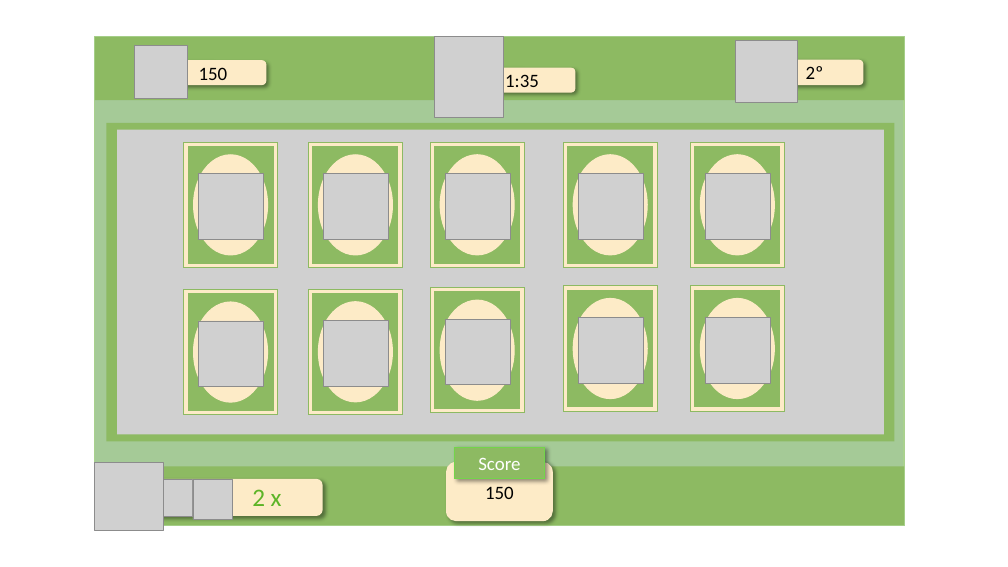
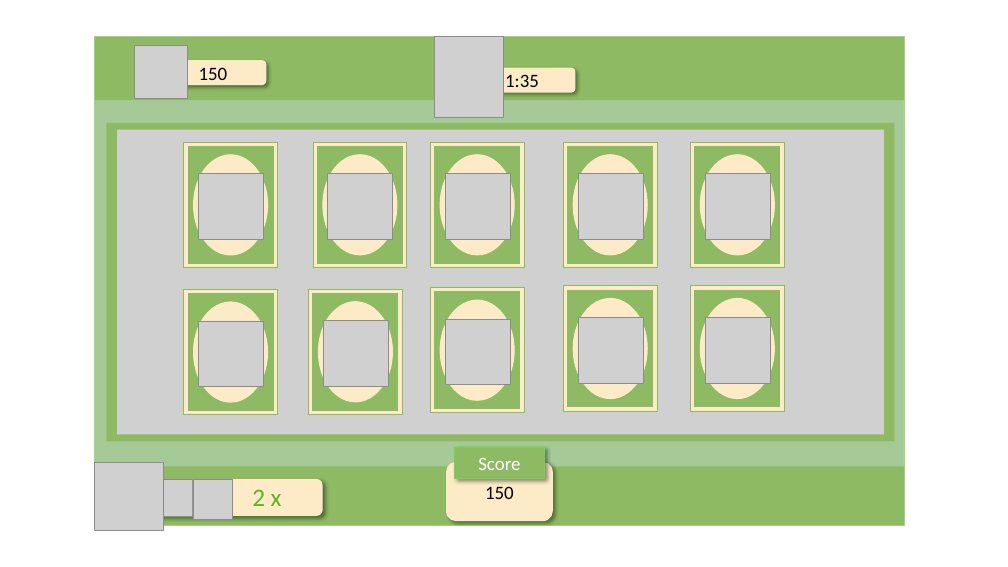
Before and after one commit to NathanReis/FTT-Recicla, a slide deck: slide 23 of DocumentacaoProjeto/Protótipo_Visual.pptx. Drawn at 1008x567 pixels with LibreOffice and Linux fonts; fonts in the diff are those of the drawing; grey boxes stand for pictures. Boxes give left, top, right and bottom in pixels: in the first picture for what was removed or moved away, otherwise in the second. Text is boxed around its words. In the diff, an @@ line names an element or a change of style, - is before the commit and + after.

```diff
--- a/DocumentacaoProjeto/Protótipo_Visual.pptx
+++ b/DocumentacaoProjeto/Protótipo_Visual.pptx
@@ picture removed at box(736, 41, 798, 103) @@
@@ rounded rectangle removed at box(766, 60, 864, 85) @@
-2º
@@ 2 rectangles, 1 picture, 1 ellipse: place and size @@
-2 rectangles, 1 picture, 1 ellipse at box(309, 142, 402, 268)
+2 rectangles, 1 picture, 1 ellipse at box(313, 142, 407, 268)
```
Also in this commit, not shown: 2 other slides changed, 4 other files.
